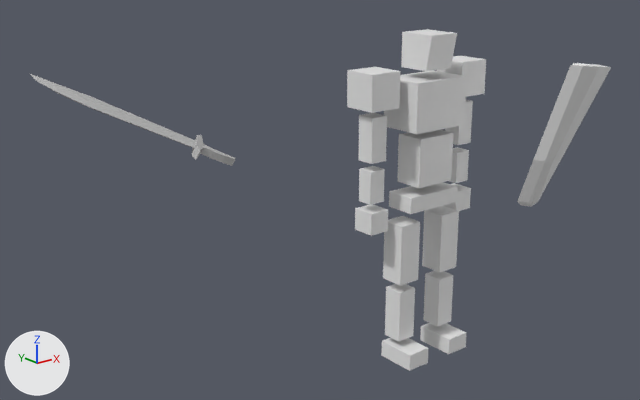
One commit to the Blender file models/guy2.blend: the scene before it, then after it.
One viewpoint serves both versions: a 50 mm camera at (-12.23, -11.61, 9.02) aimed at (-0.95, 2.5, 3.38). Lighting does not change. The marker at lower left points along +X, +Y and +Z.

Objects in the first picture: 'Cone', 'blade', 'guy2'.
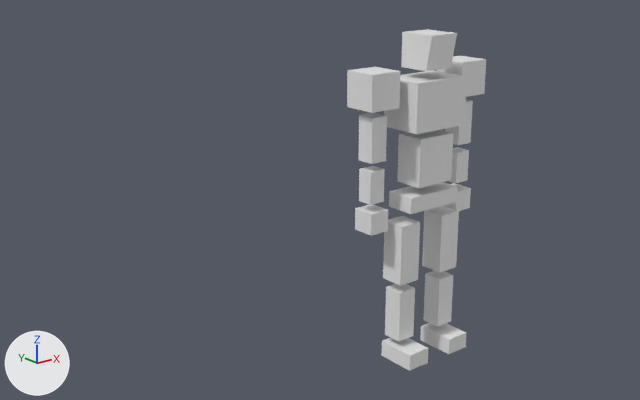
The newer file is also turned or shifted as a whole; pictures and numbers use the older file's frame.

Location of each change, (x1, y1, x2, y2) in pixels of the pictures (640 x 400 px):
'Cone', deleted
    before: (517, 63, 611, 207)
'blade', deleted
    before: (29, 73, 235, 166)

The change in detail:
Object 'Cone' (ob_cone) is deleted.
Object 'blade' (ob_blade) is deleted.
